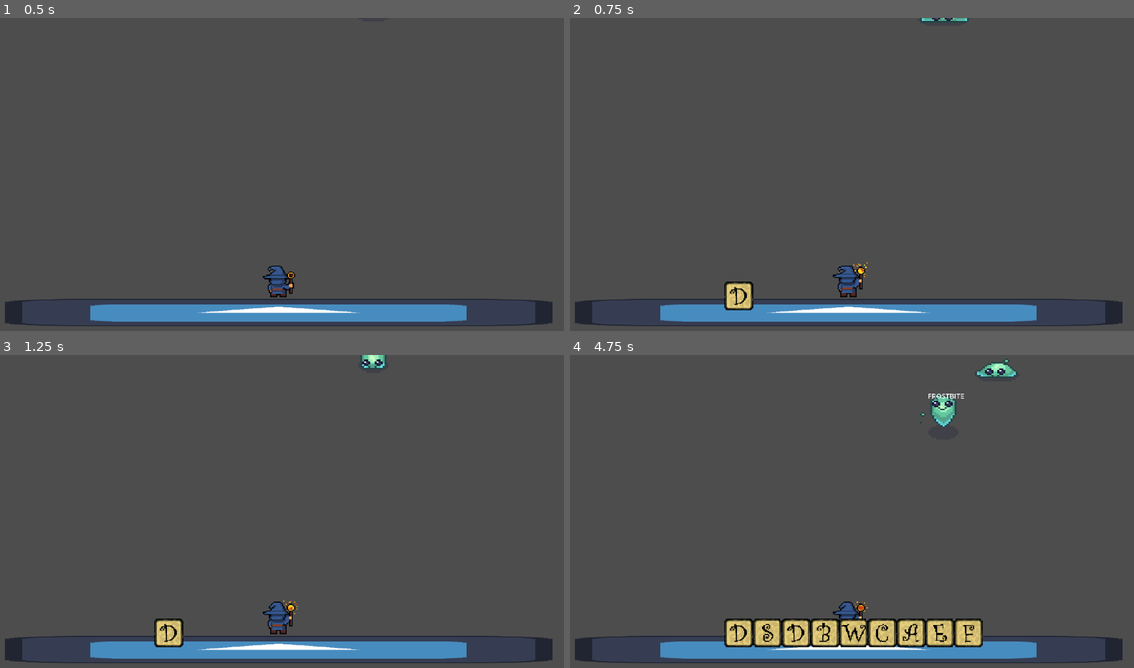
Above: before the commit, frames 1-4 (two rows, left to right).
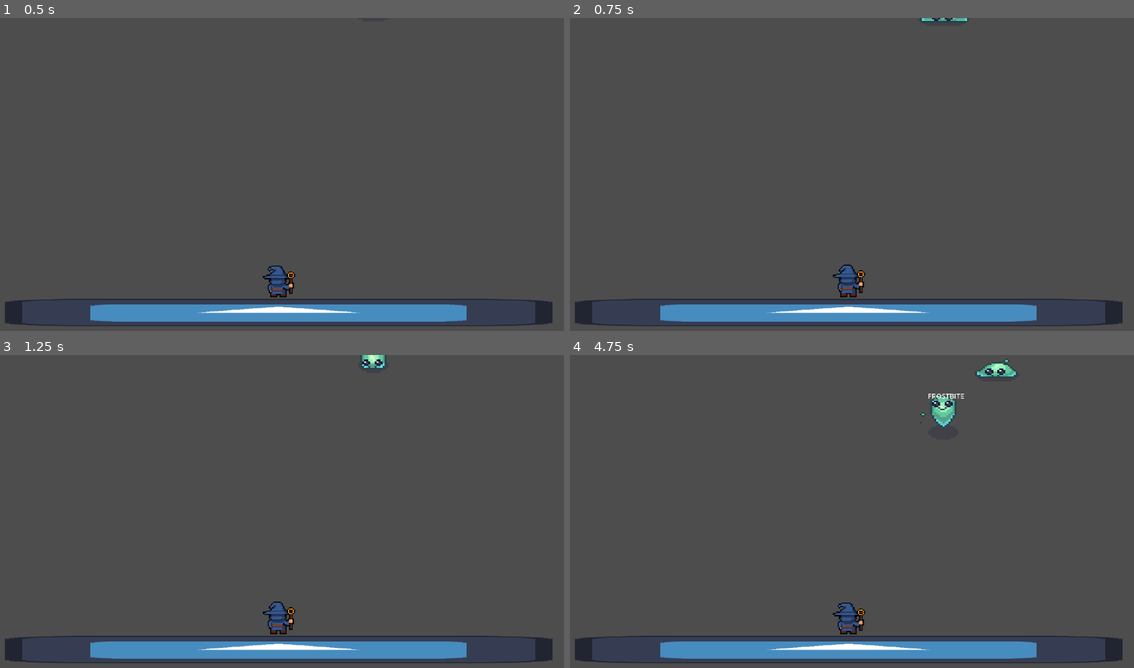
Above: after the commit, the same moments.

Repository: Mark-0909/Type-Wizard-Tower-Defense
Game: Godot game, scene res://nodes/main.tscn
The game is run twice, just before and just after one commit, with the same random seed, the same clock (stepped at 60 frames per second) and the same inputs. The engine's default icon, where the game draws it, is replaced by a stand-in: a white triangle on a blue panel in a dark square.
Inputs:
- Up to frame 1 (0.5 s): no input
- Up to frame 2 (0.75 s): tap Enter at 0.5 s; hold D from 0.53 s (still down); tap Space (Clear, bound only after the commit) at 0.6 s
- Up to frame 3 (1.25 s): keep holding D
- Up to frame 4 (4.75 s): release D at 1.28 s; hold S 1.28-2.03 s; tap Space (Clear, bound only after the commit) at 1.35, 2.3, 3.05, 3.8, 4.55 s; hold D 2.03-2.78 s; tap B at 2.1 s; hold W 2.78-3.53 s; tap C at 2.85 s; hold A from 3.53 s (still down); tap E at 3.6 s; tap F at 4.35 s

Frame 1 is identical in both runs. In frame 2, 0.6% of the frame differs, in the area x 27-53%, y 78-94%; in frame 3, 0.6%; in frame 4, 4.2%, in the area x 27-74%, y 78-94%.

Commit message:
added space clear for instant clear

Diff:
--- a/nodes/enemy1.tscn
+++ b/nodes/enemy1.tscn
@@ -156,7 +156,7 @@
 sprite_frames = SubResource("SpriteFrames_t3iou")
 animation = &"death"
 autoplay = "default"
-frame_progress = 0.543751
+frame_progress = 0.587868
 
 [node name="word" type="Label" parent="."]
 offset_left = -33.0
--- a/nodes/fireball.gd
+++ b/nodes/fireball.gd
@@ -1,6 +1,6 @@
 extends Area2D
 
-@export var speed: float = 100.0
+@export var speed: float = 500.0
 var target: Node2D = null
 var is_gone: bool = false
 
--- a/project.godot
+++ b/project.godot
@@ -19,6 +19,14 @@
 
 window/size/mode=2
 
+[input]
+
+Clear={
+"deadzone": 0.5,
+"events": [Object(InputEventKey,"resource_local_to_scene":false,"resource_name":"","device":-1,"window_id":0,"alt_pressed":false,"shift_pressed":false,"ctrl_pressed":false,"meta_pressed":false,"pressed":false,"keycode":0,"physical_keycode":32,"key_label":0,"unicode":32,"location":0,"echo":false,"script":null)
+]
+}
+
 [rendering]
 
 textures/canvas_textures/default_texture_filter=0
--- a/scripts/enemy_1.gd
+++ b/scripts/enemy_1.gd
@@ -33,5 +33,5 @@
 	is_moving = false
 	velocity = 0.0  # Correct type
 	$AnimatedSprite2D.play("death")
-	await get_tree().create_timer(0.5).timeout
+	await get_tree().create_timer(1).timeout
 	queue_free()
--- a/scripts/main.gd
+++ b/scripts/main.gd
@@ -55,6 +55,8 @@
 	else:
 		$Castle/Wizard._change_state($Castle/Wizard.State.IDLE)
 
+	if Input.is_action_just_pressed("Clear"):
+		clear_typed_letters()
 
 
 func spawn_enemy() -> void:
--- a/scripts/wizard.gd
+++ b/scripts/wizard.gd
@@ -39,7 +39,7 @@
 		fireball.target = enemy
 
 	get_parent().add_child(fireball)
-	fireball.scale = Vector2(.4,5)
+	fireball.scale = Vector2(.2,2)
 	fireball.z_index = 1000
 	fireball.global_position = marker_2d.global_position
 
